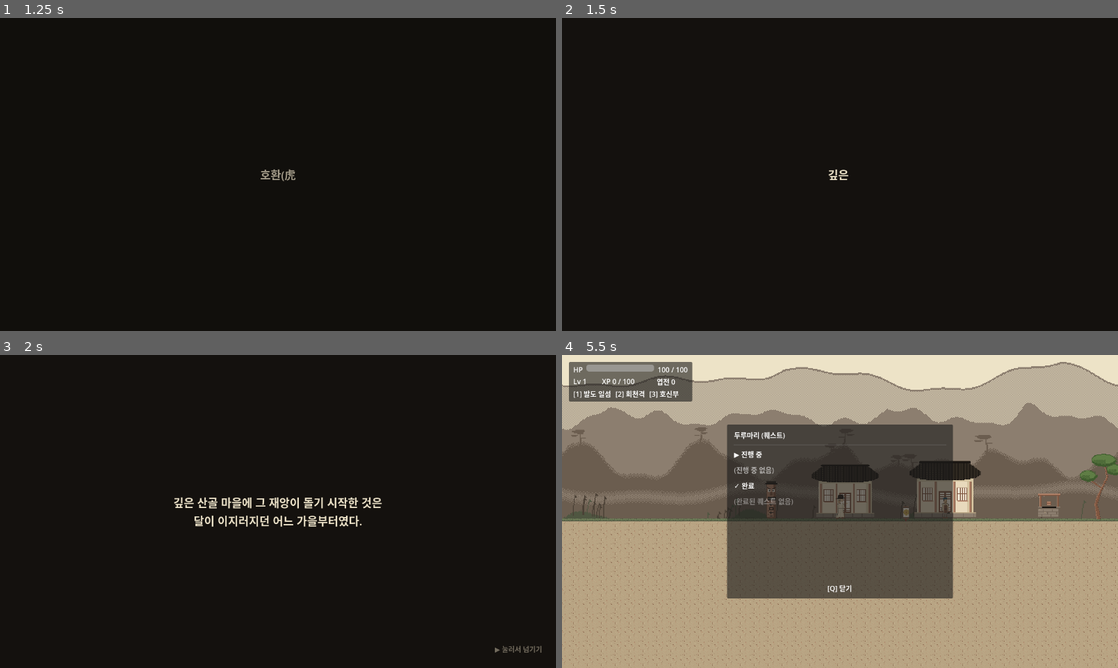
Above: before the commit, frames 1-4 (two rows, left to right).
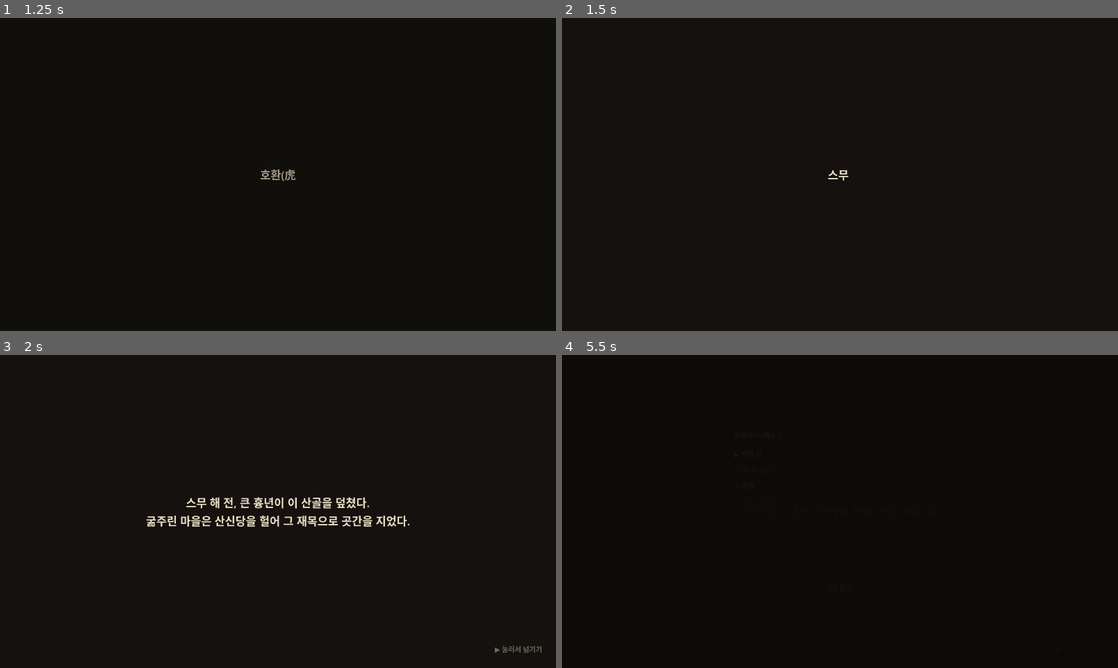
Above: after the commit, the same moments.

Repository: ksjmgrkks/joseon-rpg
Game: Godot game, scene res://scenes/ui/MainMenu.tscn
Same seed, same stepped clock (60 frames per second), same inputs: the game is played once before the commit and once after it.
Inputs (mouse positions are in pixels of both pictures, inside the frame that each line leads up to):
- Up to frame 1 (1.25 s): click "새로 시작" at 0.5 s
- Up to frame 2 (1.5 s): tap Enter (ui_accept) at 1.25 s; move the mouse to (962, 158) at 1.27 s; hold D (move_right) from 1.28 s (still down); hold X (attack) from 1.28 s (still down); click (962, 158) at 1.42 s
- Up to frame 3 (2 s): keep holding D (move_right); keep holding X (attack); tap Space (jump) at 1.52 s
- Up to frame 4 (5.5 s): tap Enter (ui_accept) every 0.75 s from 2 to 4.25 s; move the mouse to (728, 527) at 2.02 s; release X (attack) at 2.03 s; tap Shift (dodge) at 2.1 s; tap Space (jump) at 2.27, 3.77, 4.52, 5.27 s; move the mouse to (895, 442) at 2.77 s; release D (move_right) at 2.78 s; hold A (move_left) 2.78-3.53 s; hold E (interact) 2.78-3.53 s; move the mouse to (812, 574) at 3.52 s; hold D (move_right) 3.53-5.03 s; tap Q (quest_log) at 3.6 s; click (812, 574) at 3.67 s; move the mouse to (1006, 558) at 4.27 s; tap F at 4.35 s; move the mouse to (673, 464) at 5.02 s; hold A (move_left) from 5.03 s (still down); tap X (attack) at 5.1 s

Frame 1 is identical in both runs. In frame 2, less than 0.1% of the frame differs, in the area x 47-52%, y 48-52%; in frame 3, 1.8%; in frame 4, 99%, in the area x 0-100%, y 0-100%.

Commit message:
feat(story): 부자(父子) 인연 축으로 서사 재설계 — 무당 단의 아들
사용자 피드백('스토리가 빈약') 반영. 퀘스트 그래프·노드 ID 보존(테스트 유지)하되
서사에 개인적 동기·인물 인연·진실의 무게를 부여:
- 핵심 설정: 주인공 = 20년 전 산신당 무당 '단'의 아들 / 호환 두령 = 사당 방화로
  매임이 풀려 한이 된 산군(山君) / 무당은 범을 달래려다 불 속에서 죽음
- 프롤로그: 흉년→사당 방화→무당의 죽음→아들의 귀환 6문단으로 재구성
- 어르신: 어금니·환도로 아들을 알아봄 + 죄의 고백(미친 무당으로 덮은 진실)
- 대장장이: 아버지의 환도를 20년간 보관 → 임자에게 돌려줌
- 아낙: 부적 = 산신당 유물 / 떠돌이 상인: 사당 재목 사 간 장본인, 그 밤의 목격자
- 보스 일갈: 단의 피와 칼을 알아봄, '아비가 못 끊은 한을 끊어보라'
- 엔딩: 환도를 사당 터에 묻고 새 당집을 세워 한과 넋을 잠재움
- 대화 JSON 6종 유효 + dialogue/questline/quests/flags/playthrough 그린

Co-Authored-By: Claude Fable 5 <noreply@anthropic.com>

Diff:
--- a/assets/dialogue/boss_arena_intro.json
+++ b/assets/dialogue/boss_arena_intro.json
@@ -4,12 +4,12 @@
   "nodes": {
     "intro": {
       "speaker": "호환 두령",
-      "text": "…스무 해를 기다렸다. 사당이 불타던 밤, 너희 무리는 내 산을 빼앗고 내 이름을 지웠지.",
+      "text": "…그 칼. 그 피 냄새. 스무 해 전, 나를 사당에 매어 마을을 지키게 한 무당 — 단(丹). 너는 그자의 자식이로구나.",
       "next": "intro2"
     },
     "intro2": {
       "speaker": "호환 두령",
-      "text": "갓 쓴 칼잡이여. 너의 칼은 짐승을 베려느냐, 한(恨)을 베려느냐. …덤벼라. 어느 쪽이든 오늘 밤 끝을 보자.",
+      "text": "네 아비는 불 속에서 나를 달래려다 죽었다. 허나 사당을 태운 건 이 마을이었다. 나는 지킴이가 아니라 원귀가 되었지. …덤벼라. 아비가 못 끊은 한, 네가 끊어 보아라.",
       "next": null
     }
   }
--- a/assets/dialogue/village_blacksmith.json
+++ b/assets/dialogue/village_blacksmith.json
@@ -4,39 +4,68 @@
   "nodes": {
     "intro": {
       "speaker": "대장간 어르신",
-      "text": "쇠 두드리는 소리가 들리지 않던가? 무사라면 한 자루는 꿰차고 다녀야지.",
+      "text": "…그 눈매, 어디서 봤더라. 화로가 식은 지 오래네. 호환이 돌고부터 누구도 칼을 찾지 않으니.",
       "actions": [
-        { "type": "complete_quest", "quest": "side_meet_blacksmith" }
+        {
+          "type": "complete_quest",
+          "quest": "side_meet_blacksmith"
+        }
       ],
       "choices": [
-        { "text": "이 철검, 잘 쓰겠소.", "next": "thanks" },
-        { "text": "(혹시 더 좋은 무기가 있냐고 물어본다.)", "next": "shop_hint",
-          "unless_flag": "tiger_lord_resolved" },
-        { "text": "상점을 보고 싶소.", "next": "open_shop",
-          "if_flag": "tiger_lord_resolved" }
+        {
+          "text": "이 철검, 잘 쓰겠소.",
+          "next": "thanks"
+        },
+        {
+          "text": "(혹시 더 좋은 무기가 있냐고 물어본다.)",
+          "next": "shop_hint",
+          "unless_flag": "tiger_lord_resolved"
+        },
+        {
+          "text": "상점을 보고 싶소.",
+          "next": "open_shop",
+          "if_flag": "tiger_lord_resolved"
+        }
       ]
     },
     "thanks": {
       "speaker": "대장간 어르신",
-      "text": "베일 곳은 적이로되, 부러질 곳은 자네 자신이라네. 부디 잘 다루게.",
+      "text": "자네… 무당 단의 아들이지? 스무 해 전 그이가 맡긴 환도가 여태 내 손에 있네. 임자에게 돌아가야 할 칼이야. 받게.",
       "next": null
     },
     "shop_hint": {
       "speaker": "대장간 어르신",
-      "text": "더 좋은 물건은 큰 일을 한 자에게만 보이는 법이지. 마을에 호환이 사라지거든 다시 오게.",
+      "text": "이 산골 살림이 큰 칼 쓸 자에게나 어울리지. 호환만 잡히면 화로도 다시 달아오를 걸세.",
       "next": null
     },
     "open_shop": {
       "speaker": "대장간 어르신",
       "text": "물건들은 이렇다네. 엽전이 부족하면 잡동사니를 팔게나.",
       "actions": [
-        { "type": "open_shop", "title": "대장간",
+        {
+          "type": "open_shop",
+          "title": "대장간",
           "items": [
-            { "id": "potion_minor", "price": 25 },
-            { "id": "potion_major", "price": 80 },
-            { "id": "rice_bun", "price": 5 },
-            { "id": "armor_robe", "price": 120 },
-            { "id": "armor_brigandine", "price": 320 }
+            {
+              "id": "potion_minor",
+              "price": 25
+            },
+            {
+              "id": "potion_major",
+              "price": 80
+            },
+            {
+              "id": "rice_bun",
+              "price": 5
+            },
+            {
+              "id": "armor_robe",
+              "price": 120
+            },
+            {
+              "id": "armor_brigandine",
+              "price": 320
+            }
           ]
         }
       ],
--- a/assets/dialogue/village_elder.json
+++ b/assets/dialogue/village_elder.json
@@ -79,7 +79,7 @@
     },
     "tiger_accept": {
       "speaker": "마을 어르신",
-      "text": "오, 고맙네! 들판을 동쪽으로 가면 숲이 나오네. 숲 깊은 곳 절벽 앞에 그 놈이 둥지를 틀고 있다더군.",
+      "text": "고맙네… 허나 조심하게. 그 범은 보통 짐승이 아니야. 자네 아버지를 알아볼지도 모르니.",
       "actions": [
         {
           "type": "start_quest",
@@ -100,7 +100,7 @@
     },
     "tooth_show": {
       "speaker": "마을 어르신",
-      "text": "어허! 이놈… 정말로 두령을 잡으셨군. 자, 이거. 옥장도 한 자루와 약간의 엽전이다. 부족하지만 마음을 받게나.",
+      "text": "…그 어금니. 그리고 그 환도. 자네, 무당 단의 아들이구먼. 스무 해 만에 돌아왔어.",
       "actions": [
         {
           "type": "set_quest_stage",
@@ -141,12 +141,12 @@
     },
     "confession": {
       "speaker": "마을 어르신",
-      "text": "…이보게, 길손. 떠나기 전에 들어야 할 이야기가 있네. 스무 해 전 흉년이 들었을 때, 마을은 산신당을 헐어 그 재목으로 곳간을 지었네. 당을 지키던 늙은 범이 그날 밤 불 속에서 울었지.",
+      "text": "숨겨 미안하네. 그 흉년에 우리는 산신당을 헐어 곳간을 지었네. 당에 매인 늙은 범이 그날 밤 불 속에서 울부짖었지. 자네 아비 단은 범을 다시 달래려 불길에 뛰어들었고… 돌아오지 못했네.",
       "next": "confession2"
     },
     "confession2": {
       "speaker": "마을 어르신",
-      "text": "두령은 산짐승이 아니라 우리가 만든 업(業)이었네. 자네 칼이 끊은 건 범이 아니라 스무 해 묵은 한일세. …고맙네. 이 이야기는 자네 가슴에만 묻어 주게.",
+      "text": "우리는 두려워 그이를 '미친 무당'으로 적고 죄를 덮었네. 매임이 풀린 범은 한이 되어 호환 두령이 되었고. …자네가 끊은 건 짐승이 아니라, 우리 마을이 스무 해 진 빚일세. 부디 아비의 넋이 편안하기를.",
       "actions": [
         {
           "type": "change_scene",
--- a/assets/dialogue/village_wanderer.json
+++ b/assets/dialogue/village_wanderer.json
@@ -58,7 +58,7 @@
     },
     "wanderer_lore": {
       "speaker": "떠돌이 상인",
-      "text": "산 것의 엽전도 죽은 것의 엽전도 제겐 같은 돈입지요. …스무 해 전에도 이 마을서 한몫 잡았습죠. 사당 태운 재목을 사 갔거든요. 헤헤, 그 나무로 짠 궤짝은 아직도 밤마다 삐걱댑니다.",
+      "text": "스무 해 전, 사당 헌 재목을 헐값에 사 간 게 접니다. 헤헤… 그 나무로 짠 궤짝이 밤마다 우는 통에 되팔지도 못하고. 무당 단이 죽던 그 밤, 저는 다 봤습죠.",
       "next": null
     },
     "wanderer_leave": {
--- a/assets/dialogue/village_woman.json
+++ b/assets/dialogue/village_woman.json
@@ -36,7 +36,7 @@
     },
     "ask_charm": {
       "speaker": "마을 아낙",
-      "text": "숲 어귀에서 부적을 떨어뜨렸어요. 호랑이 그림이 그려진 작은 부적인데… 찾아 주시면 작은 답례라도 드릴게요.",
+      "text": "숲 어귀에서 부적을 잃었어요. 호랑이 그림이 그려진 낡은 것인데… 시어머니 말론 그 옛날 산신당에 걸려 있던 거랍니다. 찾아 주시면 답례할게요.",
       "actions": [
         {
           "type": "start_quest",
--- a/scripts/ui/ending.gd
+++ b/scripts/ui/ending.gd
@@ -7,9 +7,10 @@
 
 const EPILOGUE_BASE := """호환이 그치고, 산골에 다시 등불이 켜졌다.
 
-불탄 산신당 터에는 새 당이 서고,
-두령의 어금니는 대장간 화로에서 녹아
-호미가 되었다 전한다."""
+사내는 불탄 산신당 터에 아비의 환도를 묻고,
+그 위에 작은 당집을 새로 세웠다.
+스무 해 묵은 한(恨)도, 아비의 넋도
+그제야 잠들 자리를 얻었다."""
 
 # 사이드 퀘스트 전부 완료 시 — 은혜의 문단
 const EPILOGUE_ALL_SIDES := """
--- a/scripts/ui/prologue.gd
+++ b/scripts/ui/prologue.gd
@@ -11,10 +11,11 @@
 
 const BEATS := [
     "호환(虎患).\n사람을 해치는 호랑이의 재앙을 옛사람은 그리 불렀다.",
-    "깊은 산골 마을에 그 재앙이 돌기 시작한 것은\n달이 이지러지던 어느 가을부터였다.",
-    "밤이면 사당 터 쪽에서 짐승의 울음이 들리고,\n사람들은 문을 걸어 잠근 채 새벽을 기다렸다.",
-    "그 무렵, 갓을 눌러쓴 떠돌이 무사 하나가\n고개를 넘어 마을로 들어섰다.",
-    "…이것은 그 칼이 끊어낸 한(恨)에 관한 이야기다.",
+    "스무 해 전, 큰 흉년이 이 산골을 덮쳤다.\n굶주린 마을은 산신당을 헐어 그 재목으로 곳간을 지었다.",
+    "당에는 마을을 지키던 늙은 범이 깃들어 있었고,\n무당 단(丹)이 그 범을 사당에 매어 액을 막고 있었다.",
+    "사당이 불타던 밤, 매임이 풀린 범은 한(恨)이 되었다.\n달래려 불 속에 뛰어든 무당은 끝내 돌아오지 못했다.",
+    "그리고 스무 해 뒤, 그날의 불을 기억하는 한 사내가\n아비의 환도를 찾아 고개를 넘는다.",
+    "…이것은 그 칼이 끊어낼 한에 관한 이야기다.",
 ]
 
 const CHAR_INTERVAL := 0.05
